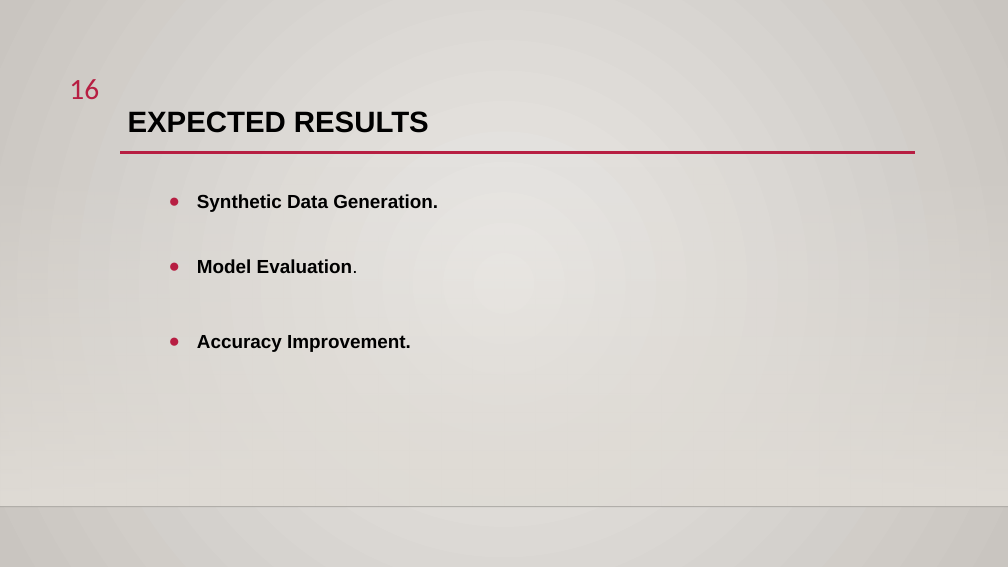
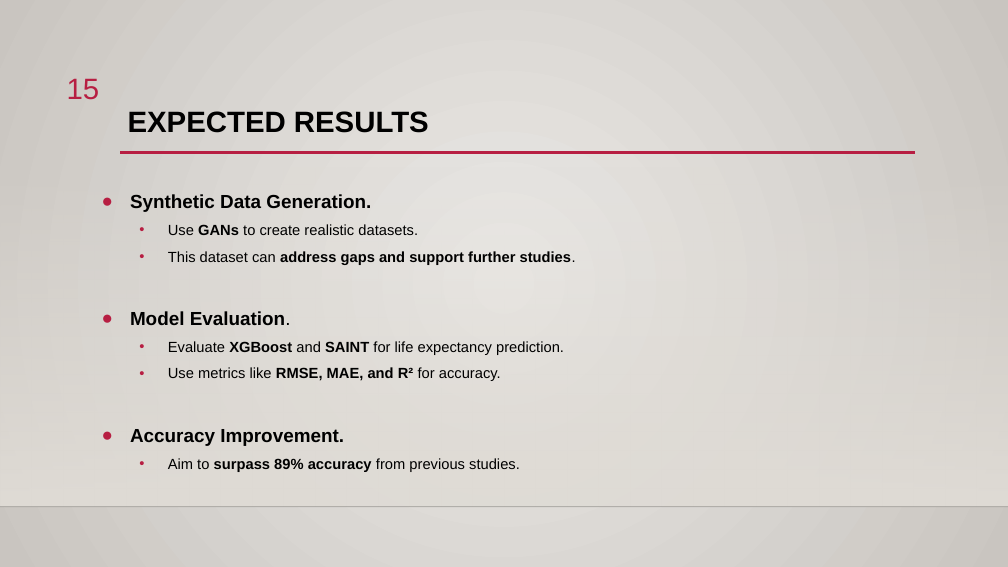
Before and after one commit to mahersalman/life-expectancy, a slide deck: slide 15 of Presentation.pptx (slide 16 before the commit). Drawn at 1008x567 pixels with LibreOffice and Linux fonts; fonts in the diff are those of the drawing; background and template pictures are left out. Boxes give left, top, right and bottom in pixels: in the first picture for what was removed or moved away, otherwise in the second. Text is boxed around its words. In the diff, an @@ line names an element or a change of style, - is before the commit and + after.

```diff
--- a/Presentation.pptx
+++ b/Presentation.pptx
@@ page number at (67, 78, 100, 100): text changed; font Calibri to Arial @@
-16
+15
@@ text "Synthetic Data Generation.": place and size @@
-text "Synthetic Data Generation." at (197, 194, 438, 352)
+text "Synthetic Data Generation." at (130, 194, 576, 472)
@@ text at (168, 224, 576, 265): paragraphs added @@
+  • Use GANs to create realistic datasets.
+  • This dataset can address gaps and support further studies.
@@ text at (168, 341, 564, 381): paragraphs added @@
+  • Evaluate XGBoost and SAINT for life expectancy prediction.
+  • Use metrics like RMSE, MAE, and R² for accuracy.
@@ text at (168, 458, 520, 472): paragraph added @@
+  • Aim to surpass 89% accuracy from previous studies.
```
Also in this commit, not shown: 12 other slides changed, 1 slide added, 1 slide removed, 2 other files.
